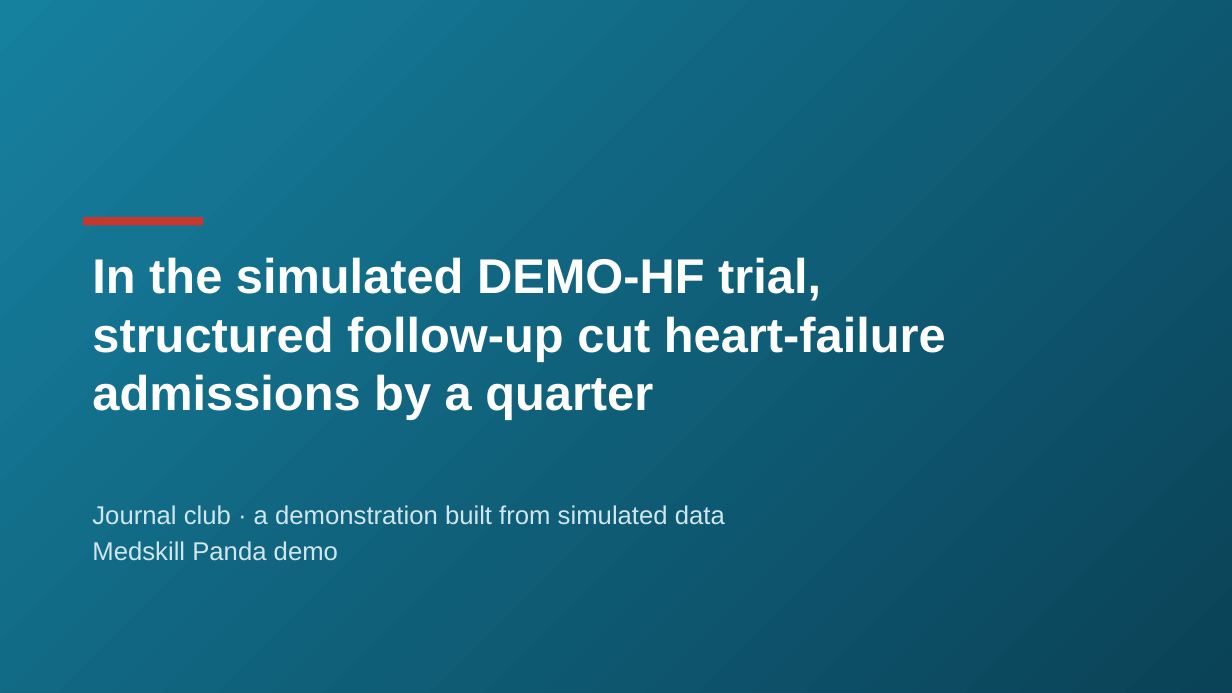
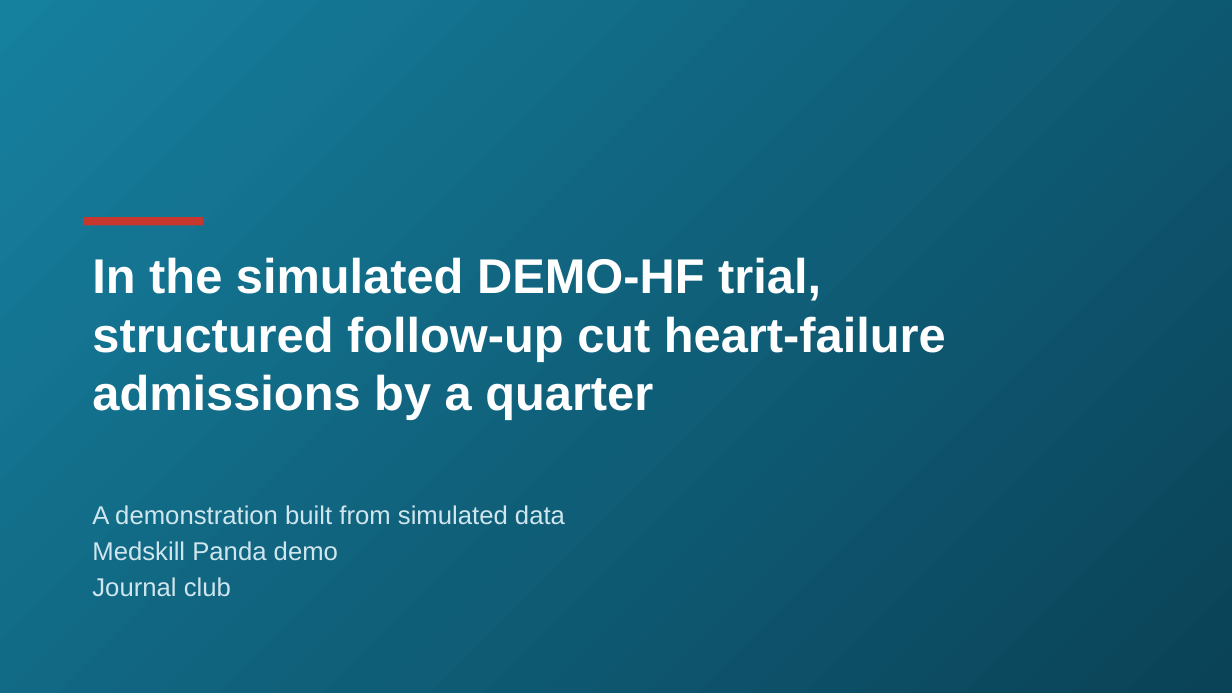
Before and after one commit to jackfeng94/medskill-panda, a slide deck: slide 1 of examples/demo-hf/pptx_en/out/demo-hf.pptx. Drawn at 1232x693 pixels with LibreOffice and Linux fonts; fonts in the diff are those of the drawing; background and template pictures are left out. Boxes give left, top, right and bottom in pixels: in the first picture for what was removed or moved away, otherwise in the second. Text is boxed around its words. In the diff, an @@ line names an element or a change of style, - is before the commit and + after.

```diff
--- a/examples/demo-hf/pptx_en/out/demo-hf.pptx
+++ b/examples/demo-hf/pptx_en/out/demo-hf.pptx
@@ subtitle at (92, 505, 565, 525): text changed @@
-Journal club · a demonstration built from simulated data
+A demonstration built from simulated data
@@ subtitle at (92, 577, 231, 597): paragraph added @@
+Journal club
```
Also in this commit, not shown: 5 other slides changed, 6 slides added, 30 other files.
